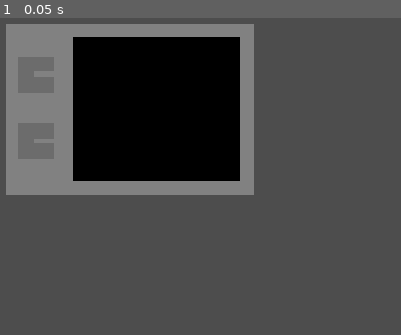
Above: before the commit, frame 1.
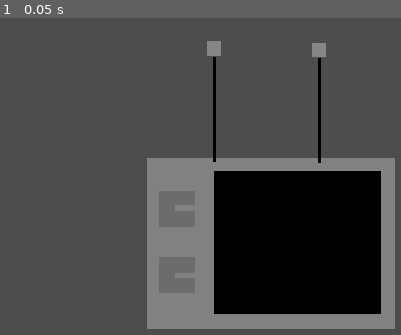
Above: after the commit, the same moment.

Repository: PlasmaOJ15/LD60TvRepair
Game: Godot game, scene res://scenes/tv.tscn
The game is run twice, just before and just after one commit, with the same random seed, the same clock (stepped at 60 frames per second) and the same inputs.
Inputs:
- Up to frame 1 (0.05 s): no input

The runs differ from the first frame. In frame 1, 63% of the frame differs, in the area x 1-99%, y 1-99%.

Commit message:
Added TV controls

Diff:
--- /dev/null
+++ b/scenes/antenna.tscn
@@ -0,0 +1,34 @@
+[gd_scene format=3 uid="uid://dci3j7scbyxwu"]
+
+[ext_resource type="Script" uid="uid://loye2gyhjvf1" path="res://scripts/antenna.gd" id="1_cymb1"]
+
+[sub_resource type="RectangleShape2D" id="RectangleShape2D_cymb1"]
+
+[node name="antenna" type="Area2D" unique_id=791403272]
+script = ExtResource("1_cymb1")
+
+[node name="assets" type="Node2D" parent="." unique_id=2077401758]
+
+[node name="ColorRect" type="ColorRect" parent="assets" unique_id=1761129910]
+offset_left = -3.0
+offset_top = -2.0
+offset_right = 149.0
+offset_bottom = 2.0
+mouse_filter = 2
+color = Color(0, 0, 0, 1)
+
+[node name="ColorRect2" type="ColorRect" parent="assets" unique_id=2085202067]
+offset_left = 150.0
+offset_top = -10.0
+offset_right = 170.0
+offset_bottom = 10.0
+mouse_filter = 2
+color = Color(0.525894, 0.52589405, 0.525894, 1)
+
+[node name="CollisionShape2D" type="CollisionShape2D" parent="." unique_id=1451270202]
+shape = SubResource("RectangleShape2D_cymb1")
+
+[node name="aimProxy" type="Node2D" parent="." unique_id=1937303953]
+
+[connection signal="mouse_entered" from="." to="." method="_on_mouse_entered"]
+[connection signal="mouse_exited" from="." to="." method="_on_mouse_exited"]
--- a/scenes/tv.tscn
+++ b/scenes/tv.tscn
@@ -1,11 +1,12 @@
 [gd_scene format=3 uid="uid://bj1elcs2dijcd"]
 
 [ext_resource type="PackedScene" uid="uid://bk0g265hho5r4" path="res://scenes/dial.tscn" id="1_nqyhj"]
+[ext_resource type="PackedScene" uid="uid://dci3j7scbyxwu" path="res://scenes/antenna.tscn" id="2_0vvss"]
 
 [node name="TV" type="Node2D" unique_id=1870081773]
 
 [node name="assets" type="Node2D" parent="." unique_id=1084081004]
-position = Vector2(220, 151)
+position = Vector2(423, 344)
 
 [node name="ColorRect" type="ColorRect" parent="assets" unique_id=1779990253]
 offset_right = 359.0
@@ -24,7 +25,13 @@
 metadata/_edit_use_anchors_ = true
 
 [node name="dial" parent="." unique_id=1945050643 instance=ExtResource("1_nqyhj")]
-position = Vector2(265, 224)
+position = Vector2(468, 417)
 
 [node name="dial2" parent="." unique_id=1470588439 instance=ExtResource("1_nqyhj")]
-position = Vector2(265, 320)
+position = Vector2(468, 513)
+
+[node name="antenna" parent="." unique_id=791403272 instance=ExtResource("2_0vvss")]
+position = Vector2(520, 347)
+
+[node name="antenna2" parent="." unique_id=1726661583 instance=ExtResource("2_0vvss")]
+position = Vector2(671, 349)
--- a/scripts/Global.gd
+++ b/scripts/Global.gd
@@ -1,3 +1,3 @@
 extends Node
-
+# checks if the mouse is busy
 var mouseBusy := false
--- /dev/null
+++ b/scripts/antenna.gd
@@ -0,0 +1,49 @@
+extends Node2D
+
+@export var antennaVal := self.rotation_degrees
+
+@onready var assets: Node2D = $assets
+
+@onready var aim_proxy: Node2D = $aimProxy
+
+# are you hovering over the antenna
+var canClick := false
+# are you actively changing the antenna
+var isActive := false
+
+var currPos := 90
+
+var snapDivider := 10
+
+func _ready() -> void:
+	assets.rotation_degrees = -90
+
+func _process(_delta: float) -> void:
+	if isActive:
+		# Look at the mouse and do some wacky math, returning a value of
+		# 0 - 18
+		aim_proxy.look_at(get_global_mouse_position())
+		if (int(aim_proxy.rotation_degrees) % 360)/snapDivider != currPos:
+			if ((int(aim_proxy.rotation_degrees) % 360) < -180):
+				aim_proxy.rotation_degrees = -180
+			elif ((int(aim_proxy.rotation_degrees) % 360) > 0):
+				aim_proxy.rotation_degrees = 0
+			currPos = ((int(aim_proxy.rotation_degrees) % 360 + 180)/snapDivider)
+			assets.rotation_degrees = (currPos+18) * snapDivider
+	# click interaction
+	if Input.is_action_just_pressed("interact"):
+		if canClick:
+			isActive = true
+			Global.mouseBusy = true
+		elif isActive:
+			isActive = false
+			Global.mouseBusy = false
+
+func getValue() -> int:
+	return currPos
+
+func _on_mouse_entered() -> void:
+	canClick = true
+
+func _on_mouse_exited() -> void:
+	canClick = false
--- a/scripts/dial.gd
+++ b/scripts/dial.gd
@@ -6,7 +6,9 @@
 
 @onready var aim_proxy: Node2D = $aimProxy
 
+# are you hovering over the dial
 var canClick := false
+# are you actively changing the dial
 var isActive := false
 
 var currPos := 0
@@ -15,6 +17,8 @@
 
 func _process(_delta: float) -> void:
 	if isActive:
+		# Look at the mouse and do some wacky math, returning a value of
+		# 0 - 36
 		aim_proxy.look_at(get_global_mouse_position())
 		if (int(aim_proxy.rotation_degrees) % 360)/snapDivider != currPos:
 			currPos = (int(aim_proxy.rotation_degrees) % 360)/snapDivider
@@ -22,23 +26,20 @@
 				currPos += 360
 				aim_proxy.rotation_degrees += 360
 			assets.rotation_degrees = currPos * snapDivider
-			print(currPos)
+	# click interaction
 	if Input.is_action_just_pressed("interact"):
-		print("did a thing")
-		print("Can I click? " + str(canClick))
 		if canClick:
-			print(self.name + "is Active")
 			isActive = true
 			Global.mouseBusy = true
 		elif isActive:
-			print(self.name + "is NOT Active")
 			isActive = false
-		Global.mouseBusy = false
+			Global.mouseBusy = false
+
+func getValue() -> int:
+	return currPos
 
 func _on_mouse_entered() -> void:
 	canClick = true
-	print("can click " + self.name)
 
 func _on_mouse_exited() -> void:
 	canClick = false
-	print("cannot click " + self.name)
Not shown, added: scripts/antenna.gd.uid
